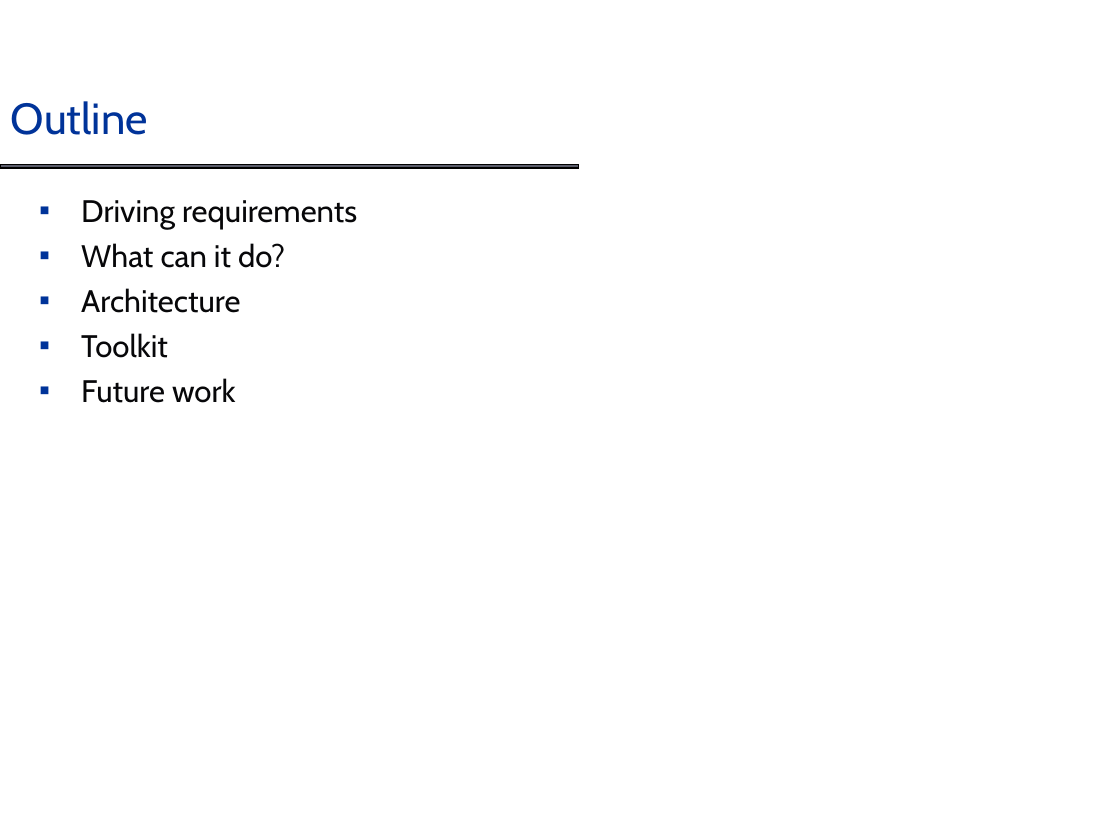
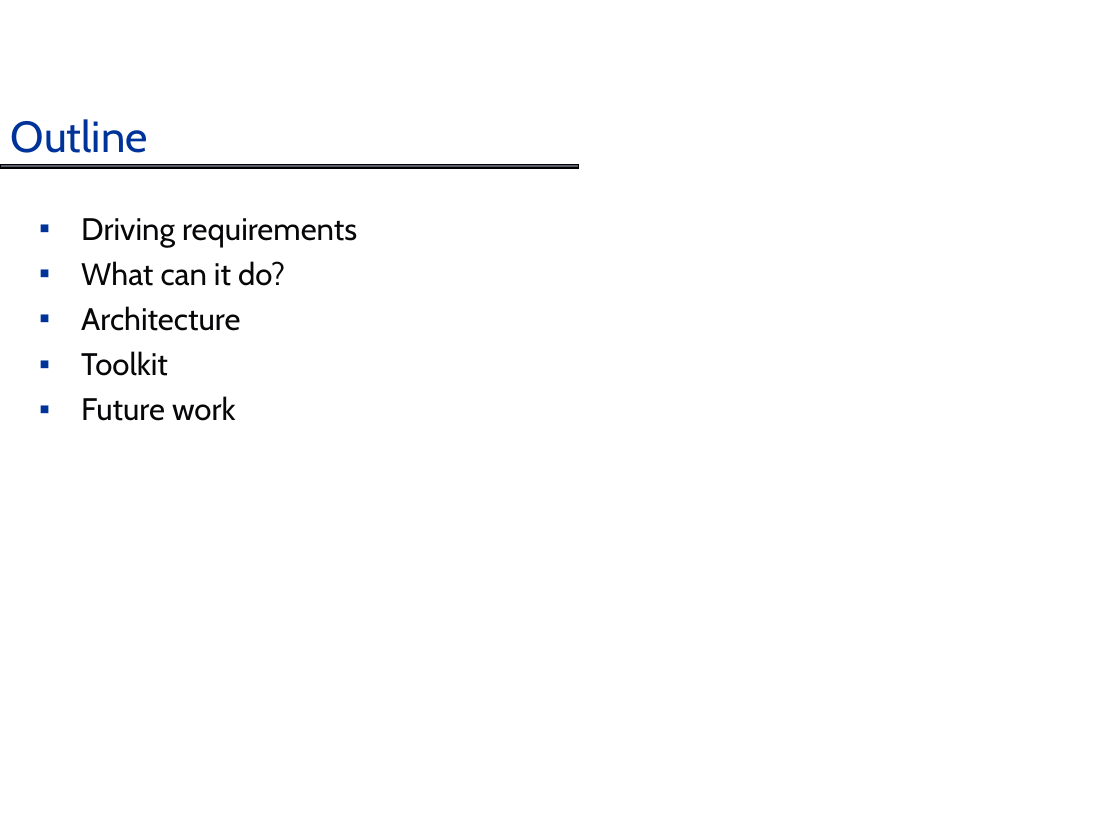
Before and after one commit to NCIP/cagrid-docs, a slide deck: slide 2 of presentations/introduce/Introduce_DIALOGUE2.ppt. Drawn at 1120x840 pixels with LibreOffice and Linux fonts; fonts in the diff are those of the drawing; background and template pictures are left out. Boxes give left, top, right and bottom in pixels: in the first picture for what was removed or moved away, otherwise in the second. Text is boxed around its words. In the diff, an @@ line names an element or a change of style, - is before the commit and + after.

```diff
--- a/presentations/introduce/Introduce_DIALOGUE2.ppt
+++ b/presentations/introduce/Introduce_DIALOGUE2.ppt
@@ title "Outline": place and size @@
-title "Outline" at bbox=[11, 101, 148, 135]
+title "Outline" at bbox=[11, 119, 148, 153]
@@ text "Driving requirements": place and size @@
-text "Driving requirements" at bbox=[81, 200, 357, 403]
+text "Driving requirements" at bbox=[81, 218, 357, 421]
```
Also in this commit, not shown: 1 other slide changed, 35 slides added.
